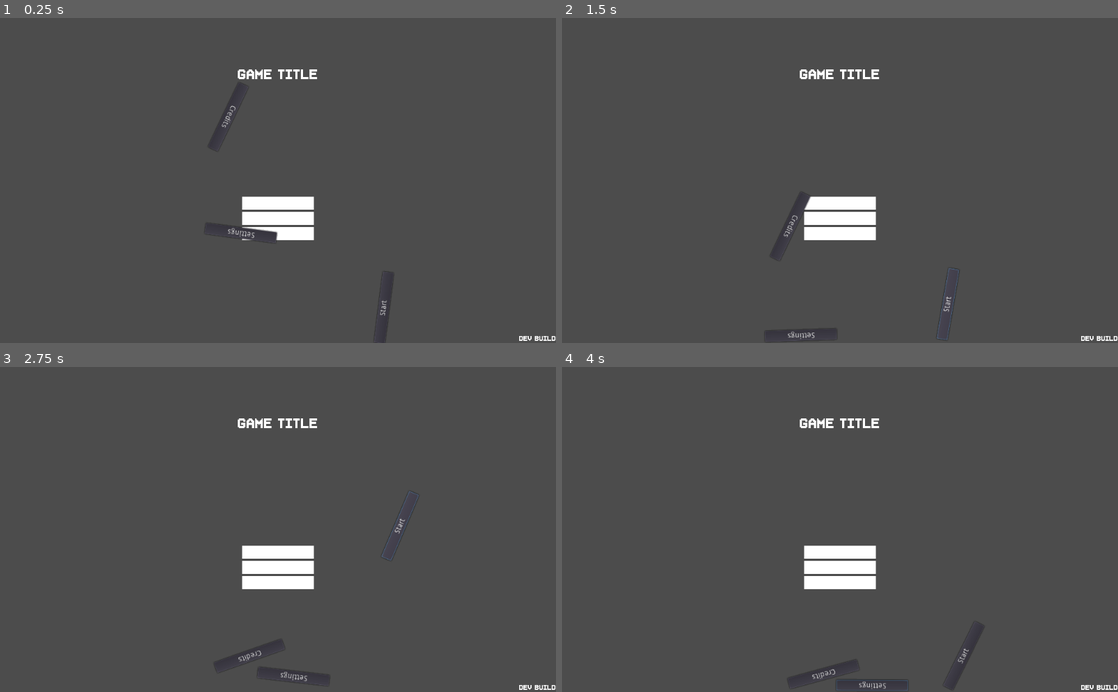
Above: before the commit, frames 1-4 (two rows, left to right).
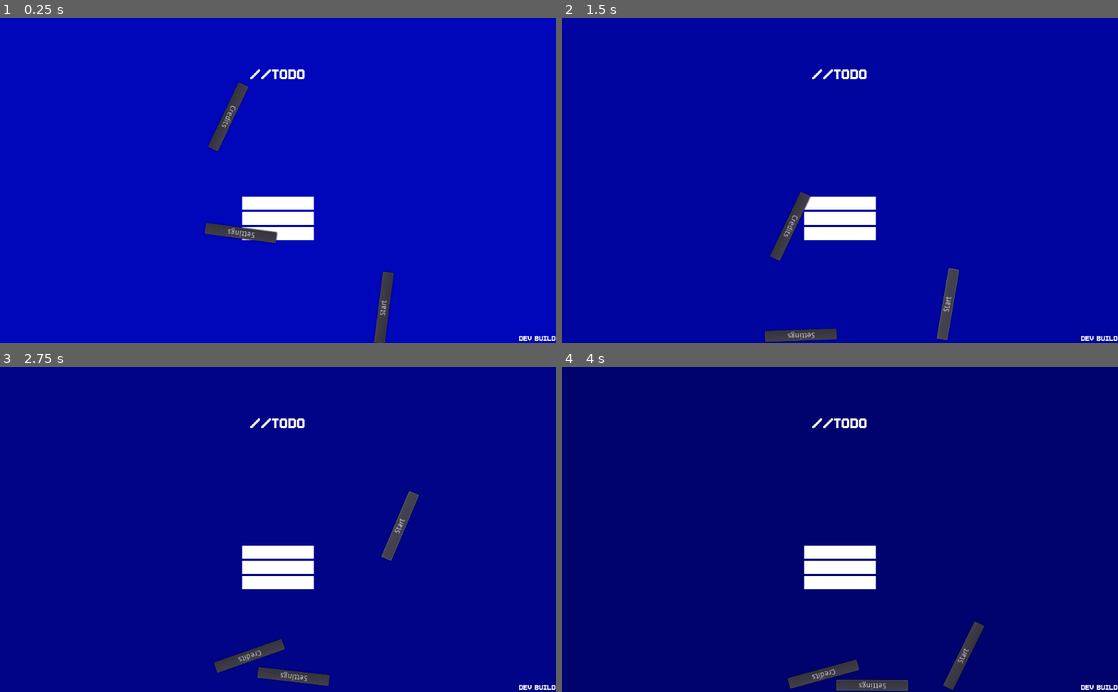
Above: after the commit, the same moments.

Repository: error-27/gmtk2023
Game: Godot game, scene res://scenes/StartScreen.tscn
The game is run twice, just before and just after one commit, with the same random seed, the same clock (stepped at 60 frames per second) and the same inputs.
Inputs (mouse positions are in pixels of both pictures, inside the frame that each line leads up to):
- Up to frame 1 (0.25 s): no input
- Up to frame 2 (1.5 s): click "Start" at 0.5 s; click "Start" at 1.25 s
- Up to frame 3 (2.75 s): tap Enter (ui_accept) at 2 s; move the mouse to (400, 513) at 2.02 s; hold D (Right) from 2.03 s (still down); click (400, 513) at 2.17 s; tap W (Jump) at 2.27 s
- Up to frame 4 (4 s): move the mouse to (728, 545) at 2.77 s; tap W (Jump) at 3.02 s; move the mouse to (895, 458) at 3.52 s; release D (Right) at 3.53 s; hold Left (Left) from 3.53 s (still down)

The runs differ from the first frame. In frame 1, 97% of the frame differs, in the area x 0-100%, y 0-100%; in frame 2, 97%; in frame 3, 97%; in frame 4, 97%.

Commit message:
Start screen looks better

Diff:
--- a/scenes/StartScreen.tscn
+++ b/scenes/StartScreen.tscn
@@ -1,9 +1,26 @@
-[gd_scene load_steps=11 format=2]
+[gd_scene load_steps=12 format=2]
 
 [ext_resource path="res://assets/MenuTheme.tres" type="Theme" id=1]
 [ext_resource path="res://scripts/ui/StartScreen.gd" type="Script" id=2]
 [ext_resource path="res://scripts/ui/FakeButton.gd" type="Script" id=3]
 
+[sub_resource type="Animation" id=8]
+resource_name = "pulse"
+length = 10.0
+loop = true
+tracks/0/type = "value"
+tracks/0/path = NodePath(".:color")
+tracks/0/interp = 2
+tracks/0/loop_wrap = true
+tracks/0/imported = false
+tracks/0/enabled = true
+tracks/0/keys = {
+"times": PoolRealArray( 0, 5, 10.1 ),
+"transitions": PoolRealArray( 1, 1, 1 ),
+"update": 0,
+"values": [ Color( 0, 0.027451, 0.74902, 1 ), Color( 0, 0.0117647, 0.352941, 1 ), Color( 0, 0.027451, 0.74902, 1 ) ]
+}
+
 [sub_resource type="CircleShape2D" id=7]
 
 [sub_resource type="PhysicsMaterial" id=6]
@@ -28,6 +45,14 @@
 anchor_bottom = 1.0
 theme = ExtResource( 1 )
 script = ExtResource( 2 )
+
+[node name="ColorRect" type="ColorRect" parent="."]
+anchor_right = 1.0
+anchor_bottom = 1.0
+color = Color( 0, 0.027451, 0.74902, 1 )
+
+[node name="AnimationPlayer" type="AnimationPlayer" parent="ColorRect"]
+anims/pulse = SubResource( 8 )
 
 [node name="Title" type="Label" parent="."]
 anchor_left = 0.5
@@ -39,7 +64,7 @@
 grow_horizontal = 2
 theme = ExtResource( 1 )
 theme_type_variation = "TitleLabel"
-text = "GAME TITLE"
+text = "//TODO"
 
 [node name="Build" type="Label" parent="."]
 anchor_left = 1.0
--- a/scripts/ui/StartScreen.gd
+++ b/scripts/ui/StartScreen.gd
@@ -26,6 +26,8 @@
 	credits_label.bbcode_text = copyright_text
 
 	cold_open()
+
+	$ColorRect/AnimationPlayer.play("pulse")
 
 
 func _credits_links(meta):
